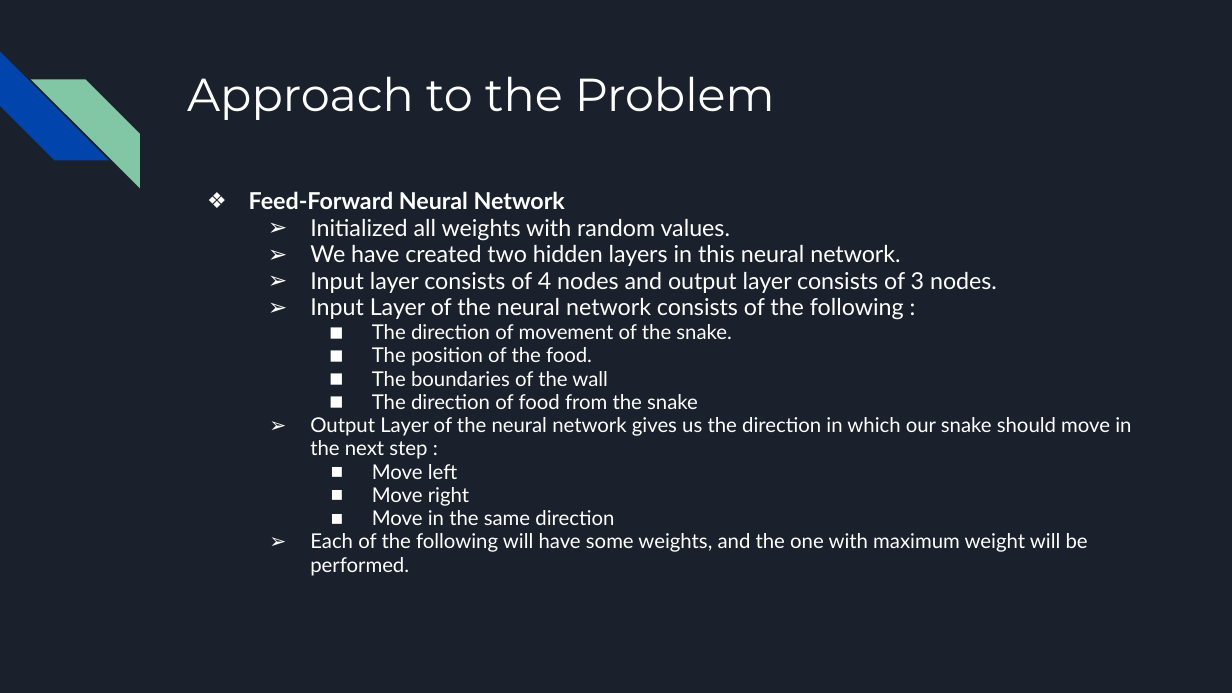
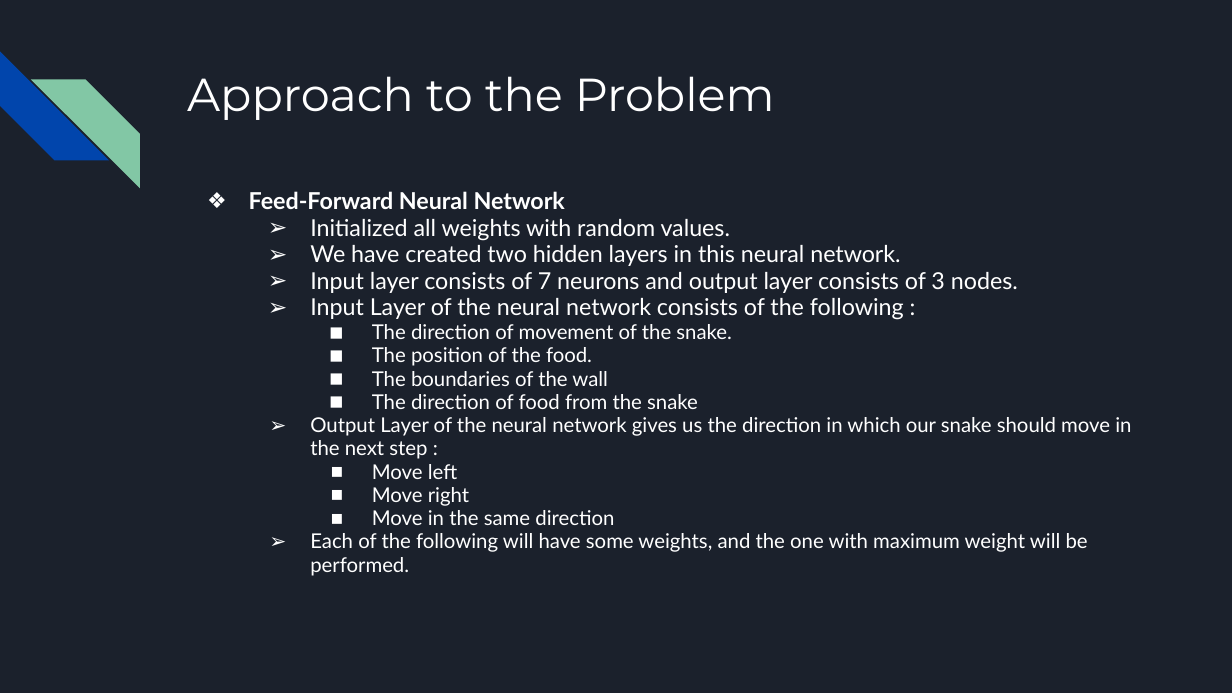
Before and after one commit to shaan2610/Snake-game-using-genetic-algo-and-NN, a slide deck: slide 9 of Soft Computing Project ppt.pptx. Drawn at 1232x693 pixels with LibreOffice and Linux fonts; fonts in the diff are those of the drawing. Boxes give left, top, right and bottom in pixels: in the first picture for what was removed or moved away, otherwise in the second. Text is boxed around its words. In the diff, an @@ line names an element or a change of style, - is before the commit and + after.

Commit message:
PPT updated

```diff
--- a/Soft Computing Project ppt.pptx
+++ b/Soft Computing Project ppt.pptx
@@ text at (310,272,1018,293): text changed @@
-  ➢ Input layer consists of 4 nodes and output layer consists of 3 nodes.
+  ➢ Input layer consists of 7 neurons and output layer consists of 3 nodes.
```
Also in this commit, not shown: 1 other slide changed.
